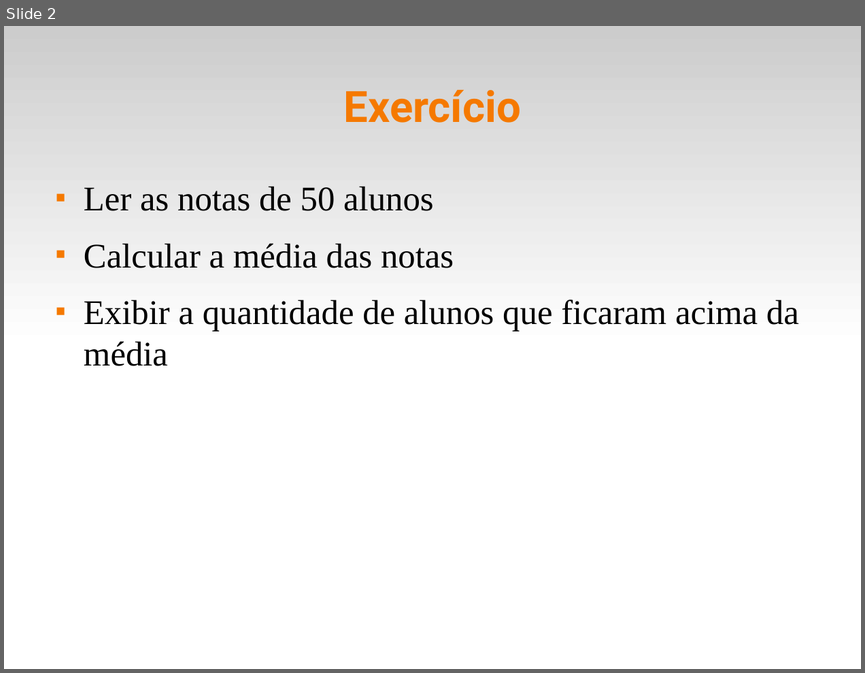
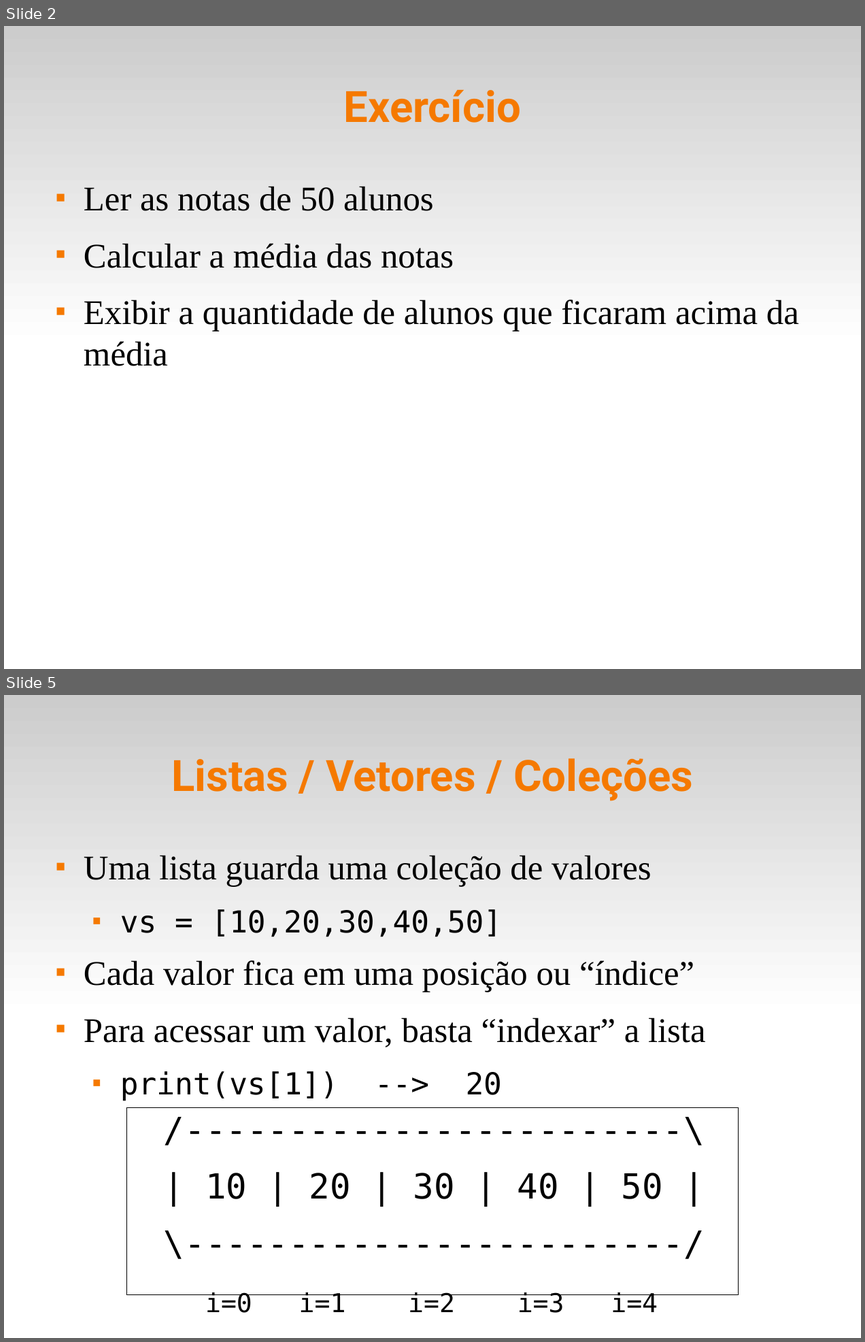
Before and after one commit to fsantanna-uerj/IPD, a slide deck: slides/ipd-05-listas.odp. Shown one above the other, each under a label of ours: slide 2 before the commit, slides 2 and 5 after it; the slides between them are not shown. The pictures are 865x673 and 865x1342 pixels, drawn with LibreOffice and Linux fonts; fonts in the diff are those of the drawing. Boxes give left, top, right and bottom in pixels: in the first picture for what was removed or moved away, otherwise in the second. Text is boxed around its words. In the diff, an @@ line names an element or a change of style, - is before the commit and + after.

```diff
--- a/slides/ipd-05-listas.odp
+++ b/slides/ipd-05-listas.odp
@@ slide 5 added at (4, 695, 861, 1338), background #FFFFFF; not listed: 1 template element that a slide beside it also shows @@
@@ title added at (171, 758, 693, 801), 40 pt, text #F57900, bold @@
+Listas / Vetores / Coleções
@@ text added at (84, 855, 705, 1101), 32 pt, text #000000 @@
+■ Uma lista guarda uma coleção de valores
+  ■ vs = [10,20,30,40,50]
+■ Cada valor fica em uma posição ou “índice”
+■ Para acessar um valor, basta “indexar” a lista
+  ■ print(vs[1]) --> 20
@@ text added at (127, 1108, 738, 1302), outline #000000 0 pt, 32 pt, text #000000 @@
+/------------------------\
+| 10 | 20 | 30 | 40 | 50 |
+\------------------------/
+i=0 i=1 i=2 i=3 i=4
```
Also in this commit, not shown: 4 slides changed, 3 other slides added, 5 slides removed, 12 other files.
